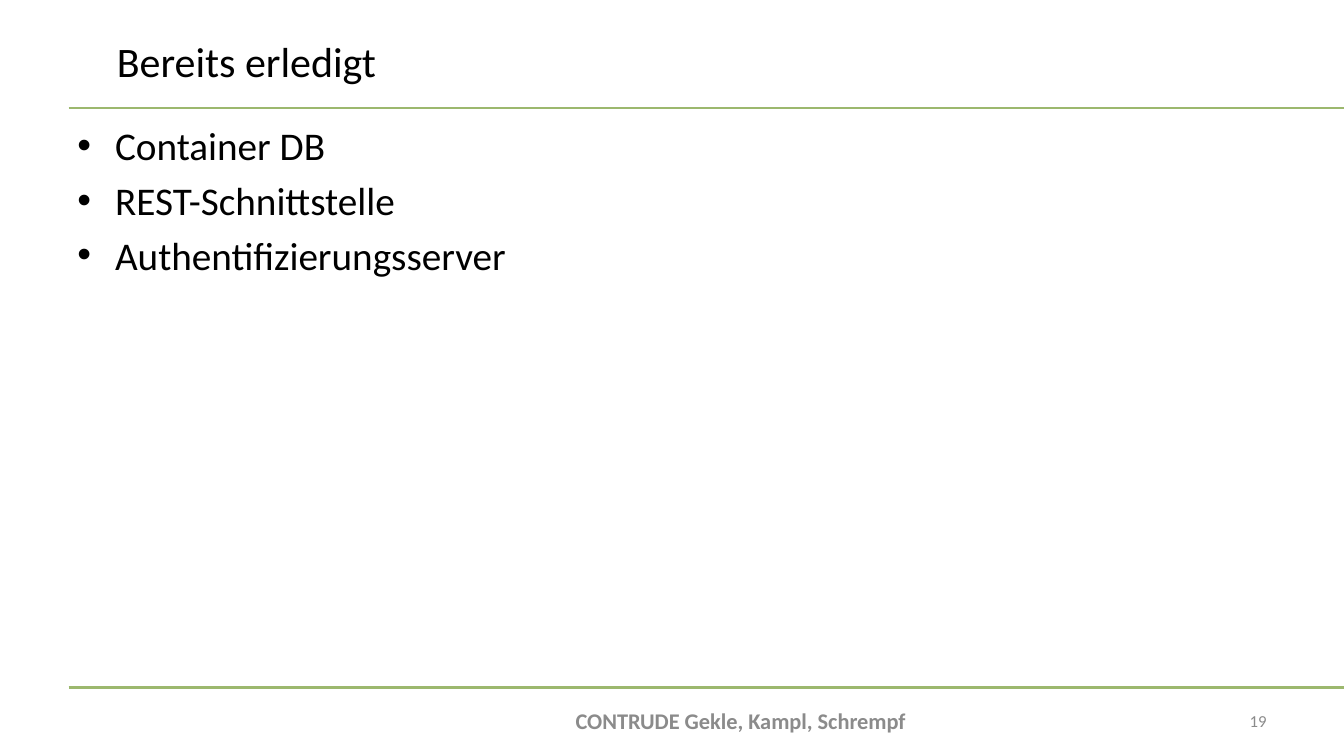
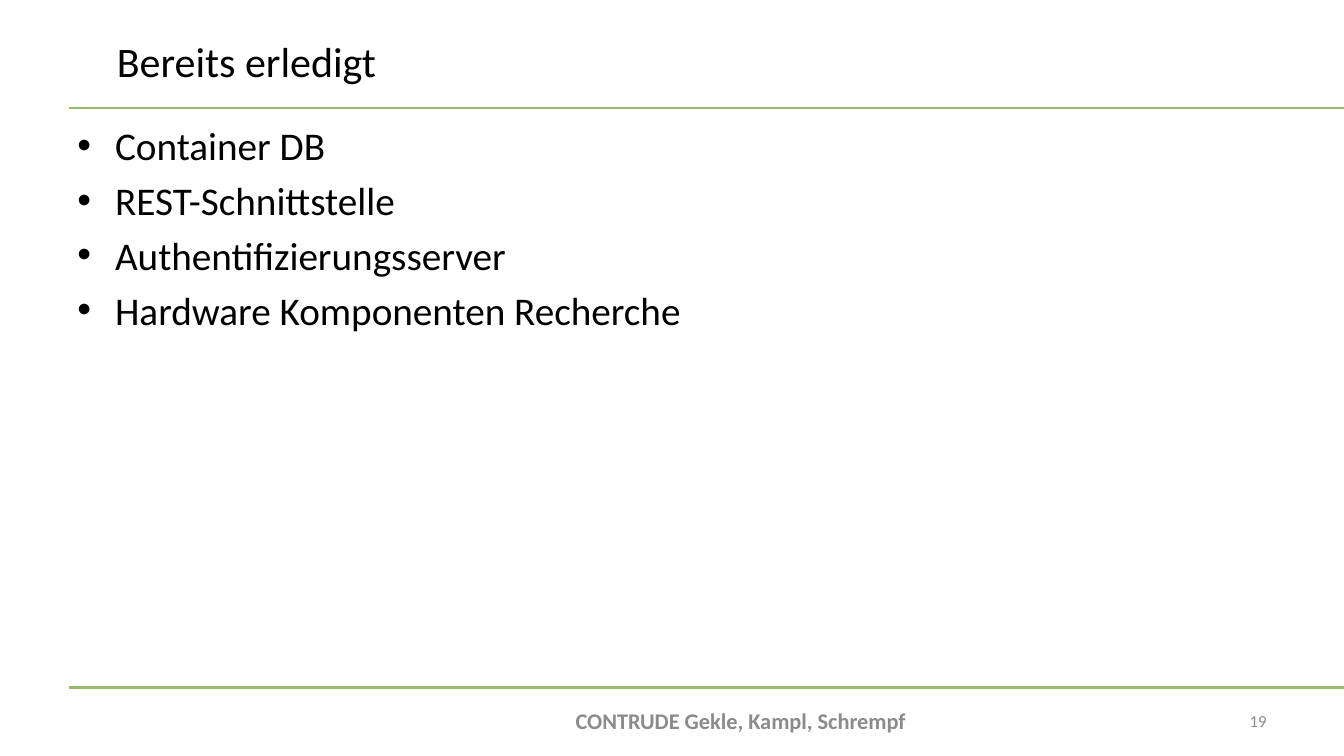
Before and after one commit to bitsneak/Contrude, a slide deck: slide 19 of Diplomarbeit/doc/Presentations/DA-Präsentation2024_Erstpräsentation.pptx. Drawn at 1344x756 pixels with LibreOffice and Linux fonts; fonts in the diff are those of the drawing; background and template pictures are left out. Boxes give left, top, right and bottom in pixels: in the first picture for what was removed or moved away, otherwise in the second. Text is boxed around its words. In the diff, an @@ line names an element or a change of style, - is before the commit and + after.

```diff
--- a/Diplomarbeit/doc/Presentations/DA-Präsentation2024_Erstpräsentation.pptx
+++ b/Diplomarbeit/doc/Presentations/DA-Präsentation2024_Erstpräsentation.pptx
@@ text at box(115, 297, 680, 332): paragraph added @@
+• Hardware Komponenten Recherche
```
Also in this commit, not shown: 8 other slides changed, 2 other files.
